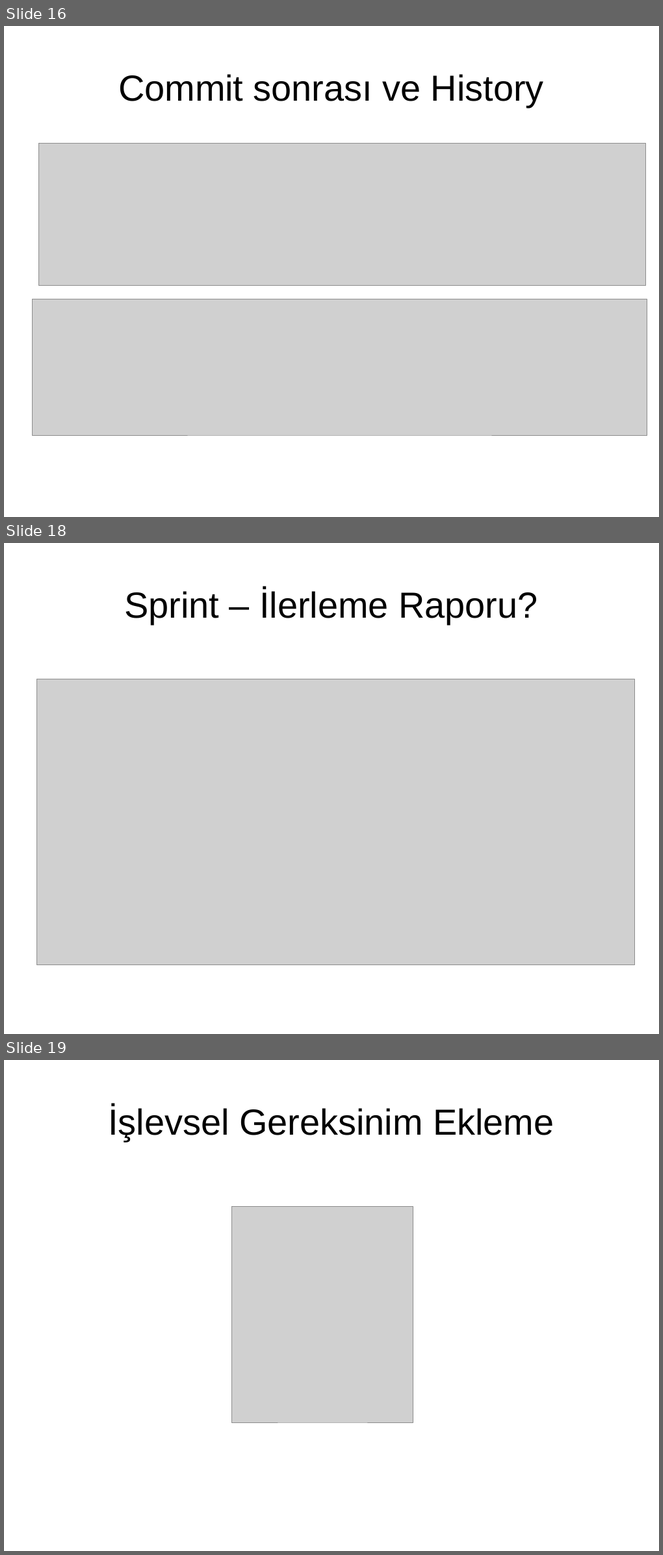
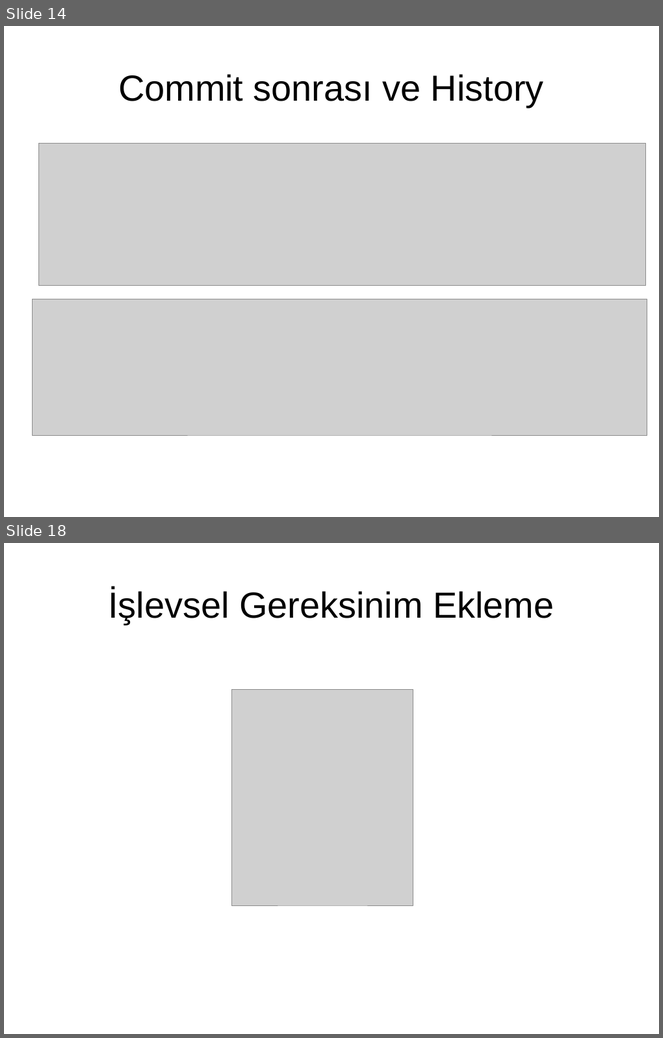
Before and after one commit to pars-linux/uludag, a slide deck: playground/mehmet/unicase2.odp. Shown one above the other, each under a label of ours: slides 16, 18 and 19 before the commit, slides 14 and 18 after it; the slides between them are not shown. The pictures are 663x1555 and 663x1038 pixels, drawn with LibreOffice and Linux fonts; fonts in the diff are those of the drawing; grey boxes stand for pictures. Boxes give left, top, right and bottom in pixels: in the first picture for what was removed or moved away, otherwise in the second. Text is boxed around its words. In the diff, an @@ line names an element or a change of style, - is before the commit and + after.

```diff
--- a/playground/mehmet/unicase2.odp
+++ b/playground/mehmet/unicase2.odp
@@ slide 18 removed at bbox=[4, 543, 659, 1034], background #FFFFFF @@
@@ title removed at bbox=[124, 589, 538, 624] @@
-Sprint – İlerleme Raporu?
@@ picture removed at bbox=[36, 679, 634, 965] @@
@@ what was slide 16 is now slide 14 @@
@@ what was slide 19 is now slide 18 @@
```
Also in this commit, not shown: 8 slides changed, 6 slides added, 6 other slides removed, 1 other file.
